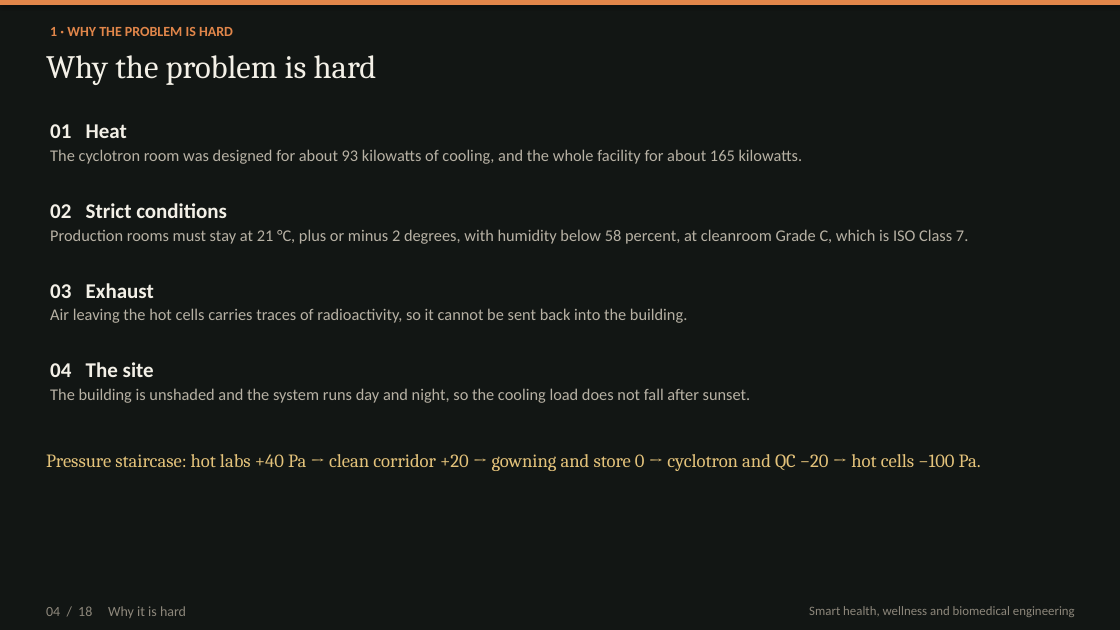
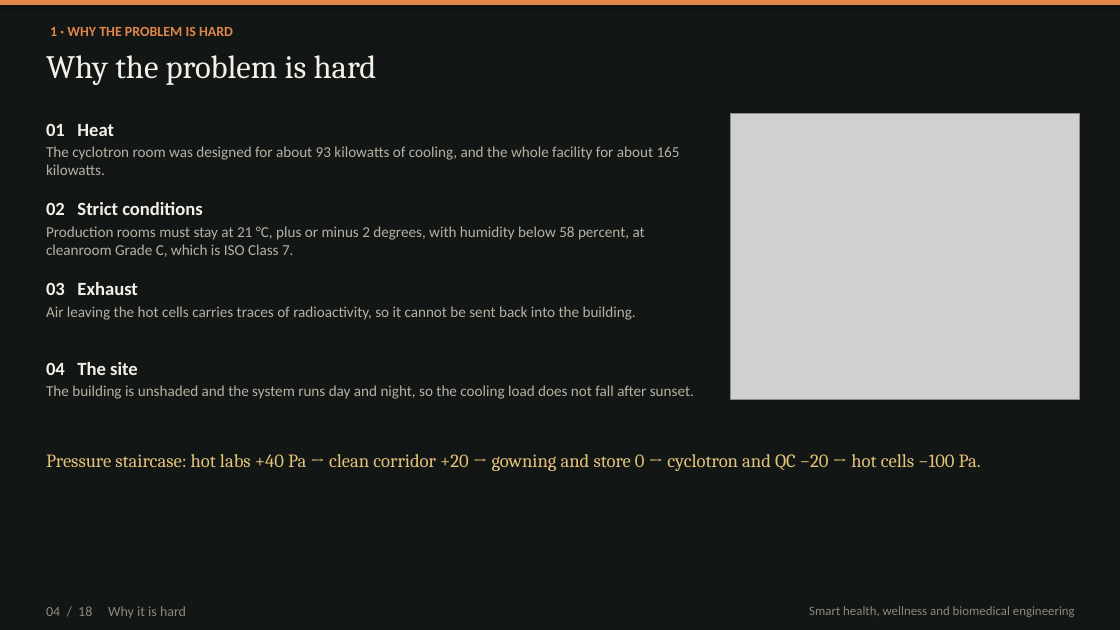
Before and after one commit to kakaijacob/Special-Operations-Schema, a slide deck: slide 4 of iek-talks/IEK_Cyclotron_HVAC_18_slides.pptx. Drawn at 1120x630 pixels with LibreOffice and Linux fonts; fonts in the diff are those of the drawing; grey boxes stand for pictures. Boxes give left, top, right and bottom in pixels: in the first picture for what was removed or moved away, otherwise in the second. Text is boxed around its words. In the diff, an @@ line names an element or a change of style, - is before the commit and + after.

```diff
--- a/iek-talks/IEK_Cyclotron_HVAC_18_slides.pptx
+++ b/iek-talks/IEK_Cyclotron_HVAC_18_slides.pptx
@@ text "01 Heat" at (46, 123, 680, 175): size 18 to 16 pt in "01 Heat"; size 14 to 13 pt @@
@@ picture added at (731, 113, 1080, 399) @@
@@ text "02 Strict conditions" at (46, 202, 645, 257): size 18 to 16 pt in "02 Strict conditions"; size 14 to 13 pt in "Production rooms must stay at 21 °C, ..." @@
@@ text "03 Exhaust" at (46, 282, 636, 320): size 18 to 16 pt in "03 Exhaust"; size 14 to 13 pt @@
@@ text "04 The site" at (46, 362, 694, 399): size 18 to 16 pt in "04 The site"; size 14 to 13 pt @@
```
Also in this commit, not shown: 4 other slides changed, 1 other file.
